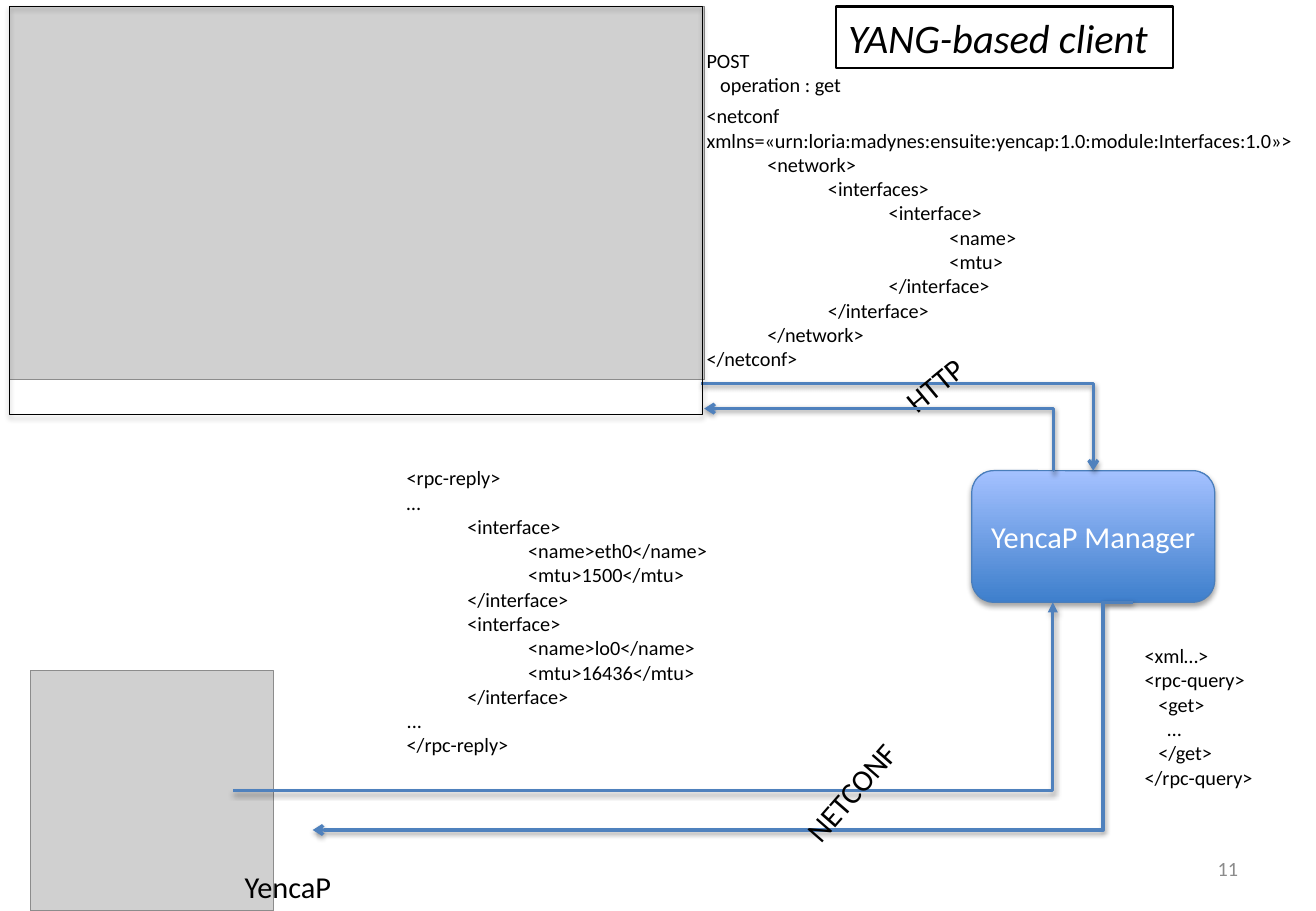
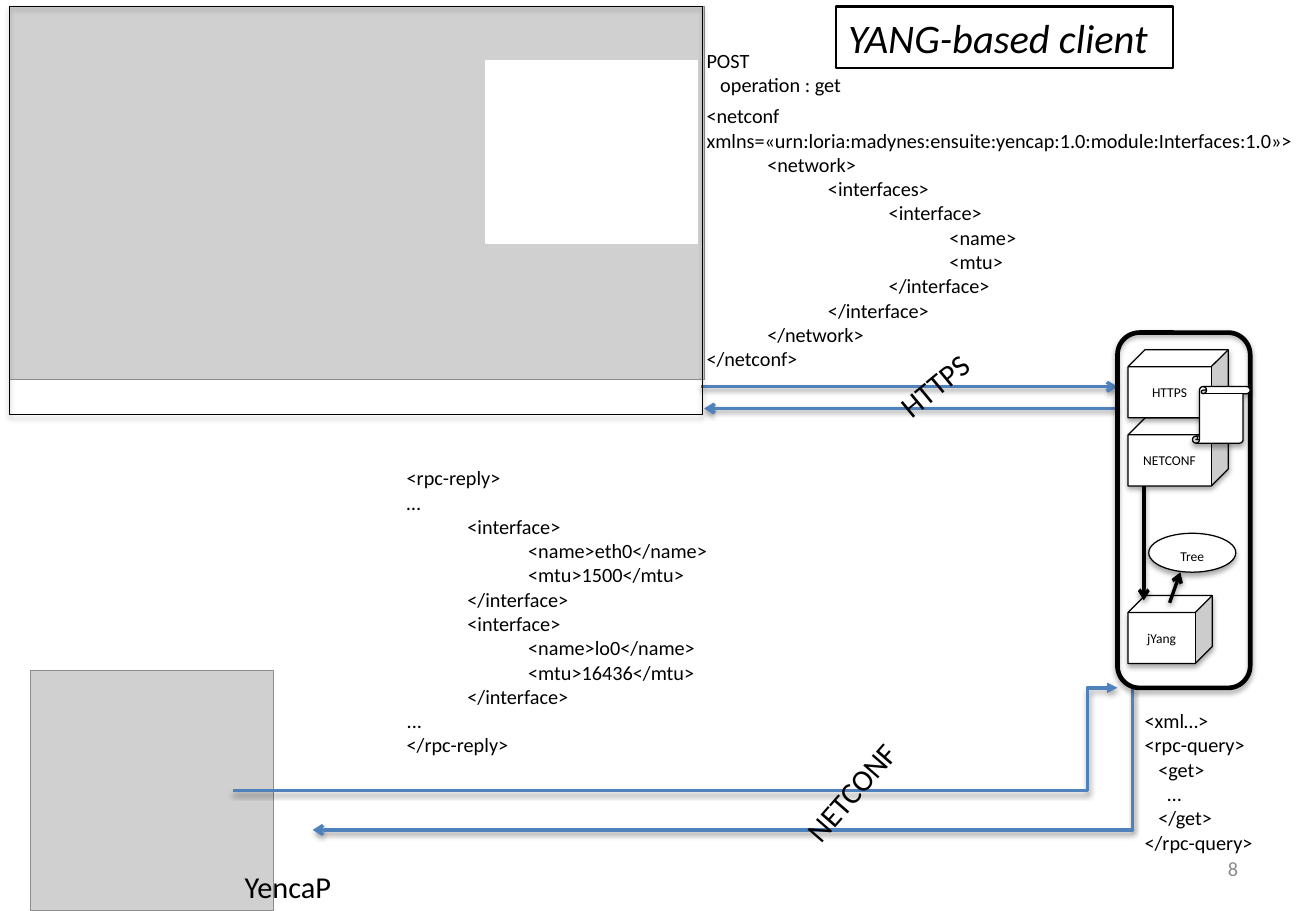
Before and after one commit to AaronNGray/jYang, a slide deck: slide 8 of yang-manager/reports/YangArchiAnimatedCameraReady2.pptx (slide 11 before the commit). Drawn at 1316x911 pixels with LibreOffice and Linux fonts; fonts in the diff are those of the drawing; grey boxes stand for pictures. Boxes give left, top, right and bottom in pixels: in the first picture for what was removed or moved away, otherwise in the second. Text is boxed around its words. In the diff, an @@ line names an element or a change of style, - is before the commit and + after.

```diff
--- a/yang-manager/reports/YangArchiAnimatedCameraReady2.pptx
+++ b/yang-manager/reports/YangArchiAnimatedCameraReady2.pptx
@@ rectangle added at (486, 61, 697, 243), fill #FFFFFF, outline #FFFFFF 0.75 pt @@
@@ text at (880, 332, 991, 436): text changed @@
-HTTP
+HTTPS
@@ elbow arrow moved from (701, 384) - (1094, 471) to (701, 386) - (1118, 386) @@
@@ group added at (1118, 333, 1252, 689): 3 cubes, 2 arrows, 1 rounded rectangle, 1 ellipse, 1 vertical scroll @@
+jYang
+NETCONF
+HTTPS
+Tree
@@ elbow arrow moved from (1054, 471) - (705, 408) to (1118, 408) - (705, 408) @@
@@ rounded rectangle removed at (972, 471, 1215, 603) @@
-YencaP Manager
@@ elbow arrow moved from (233, 791) - (1054, 603) to (233, 791) - (1118, 688) @@
@@ elbow arrow moved from (312, 830) - (1133, 603) to (312, 830) - (1133, 688) @@
@@ text "<xml…>": place and size @@
-text "<xml…>" at (1145, 649, 1253, 789)
+text "<xml…>" at (1145, 714, 1253, 854)
@@ page number at (1228, 862, 1238, 876): text changed @@
-11
+8
```
Also in this commit, not shown: 6 other slides changed, 1 slide added, 12 slides removed, 4 other files.
